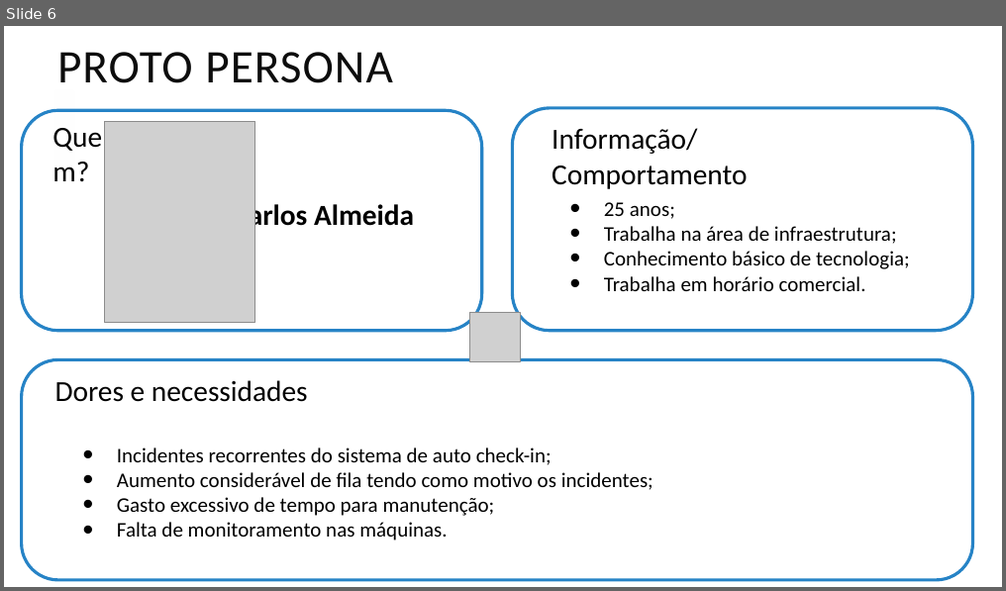
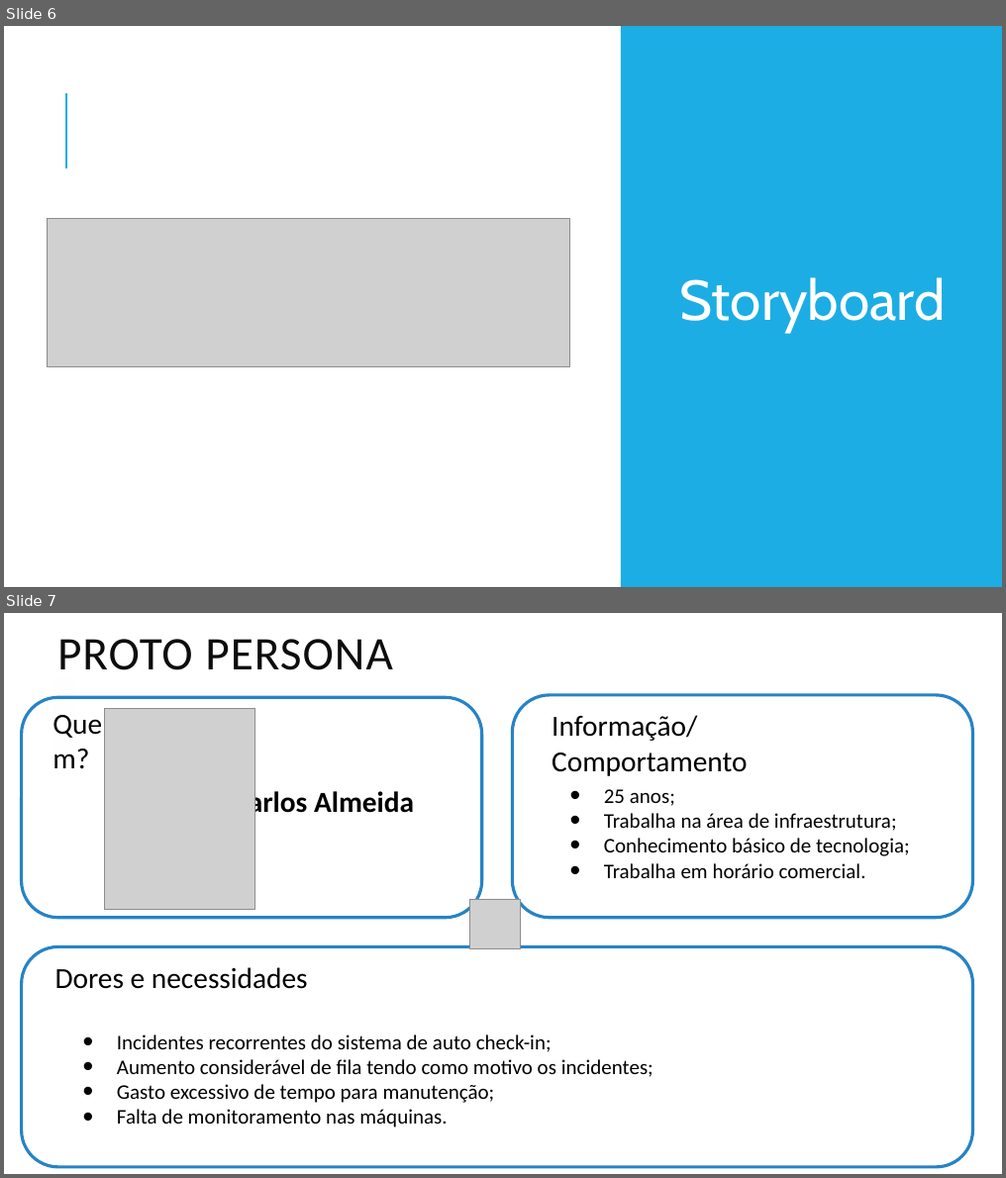
Before and after one commit to viihsales/totem-monitoring, a slide deck: documentacao/apresentacao/totem_Monitoring.pptx. Shown one above the other, each under a label of ours: slide 6 before the commit, slides 6 and 7 after it. The pictures are 1006x591 and 1006x1178 pixels, drawn with LibreOffice and Linux fonts; fonts in the diff are those of the drawing; grey boxes stand for pictures. Boxes give left, top, right and bottom in pixels: in the first picture for what was removed or moved away, otherwise in the second. Text is boxed around its words. In the diff, an @@ line names an element or a change of style, - is before the commit and + after.

```diff
--- a/documentacao/apresentacao/totem_Monitoring.pptx
+++ b/documentacao/apresentacao/totem_Monitoring.pptx
@@ slide 6 added at box(4, 26, 1002, 587), background #FFFFFF @@
@@ rectangle added at box(621, 26, 1002, 587), fill #1CADE4 @@
@@ line added from (66, 169) to (66, 93), #1CADE4 1.5 pt @@
@@ picture added at box(47, 218, 569, 368) @@
@@ text added at box(680, 277, 945, 333), 54 pt, text #FFFFFF @@
+  Storyboard
@@ what was slide 6 is now slide 7 @@
```
Also in this commit, not shown: 2 slides changed, 2 other files.
